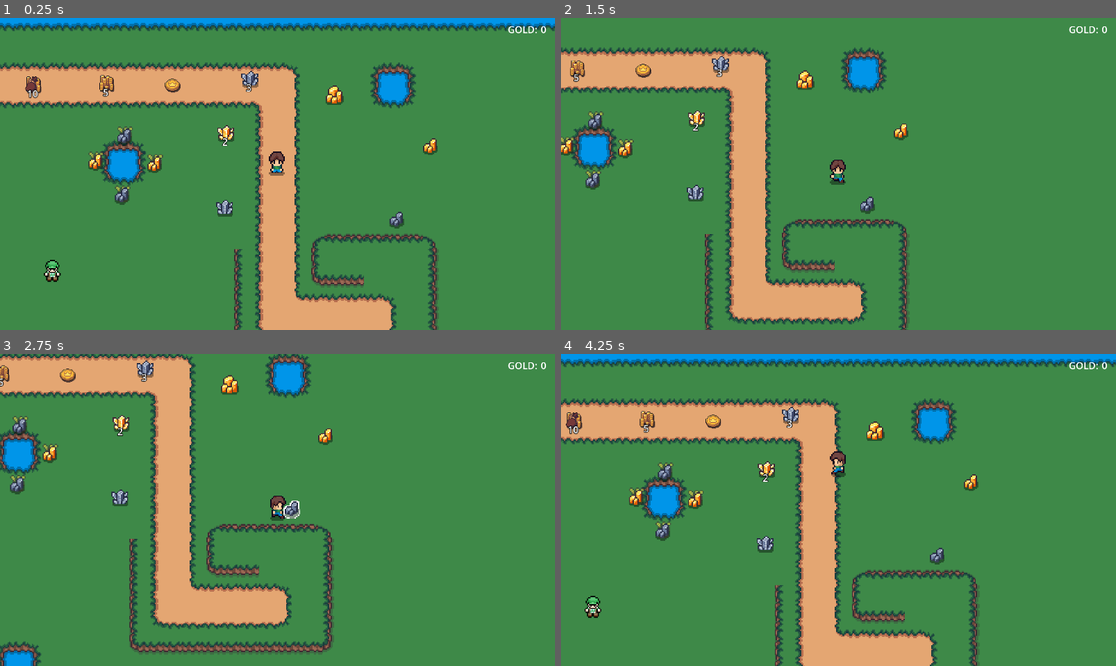
Above: before the commit, frames 1-4 (two rows, left to right).
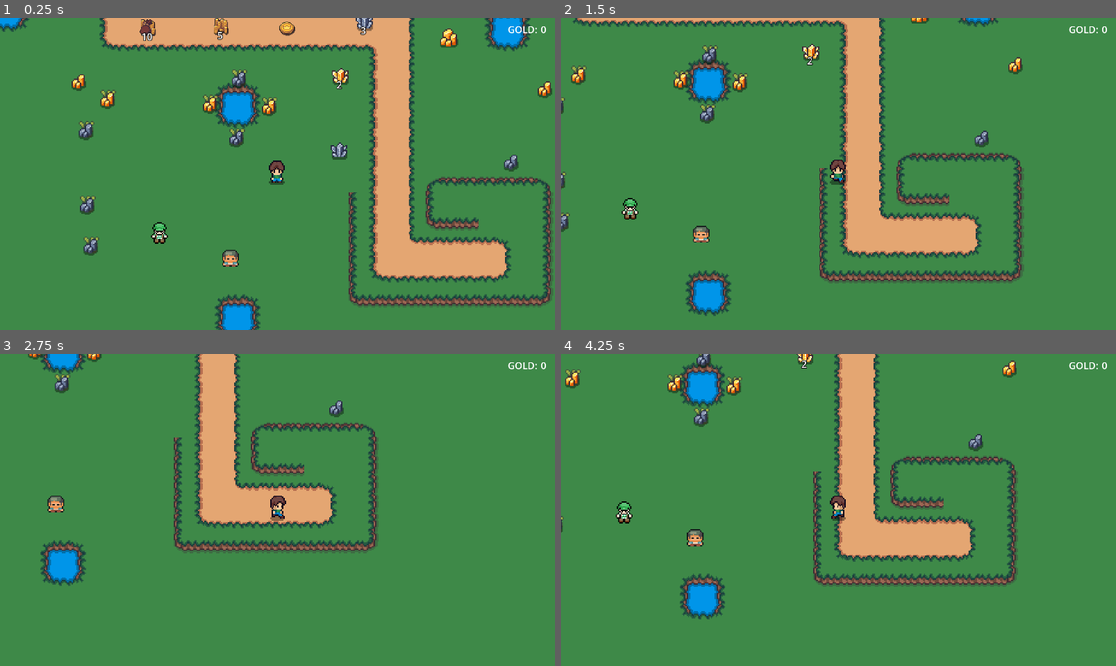
Above: after the commit, the same moments.

Repository: esasiela/hc-adventure-game
Game: Godot game, scene res://scenes/main.tscn
The game is run twice, just before and just after one commit, with the same random seed, the same clock (stepped at 60 frames per second) and the same inputs.
Inputs:
- Up to frame 1 (0.25 s): no input
- Up to frame 2 (1.5 s): hold Right (right) 0.53-1.28 s; hold E (interact) 0.53-1.28 s; hold Down (down) from 1.28 s (still down); tap E (interact) at 1.35 s
- Up to frame 3 (2.75 s): release Down (down) at 2.03 s; hold Right (right) from 2.03 s (still down); hold E (interact) from 2.03 s (still down)
- Up to frame 4 (4.25 s): release Right (right) at 2.78 s; release E (interact) at 2.78 s; hold Up (up) 2.78-3.53 s; tap E (interact) at 2.85 s; hold Left (left) from 3.53 s (still down); hold E (interact) from 3.53 s (still down)

The runs differ from the first frame. In frame 1, 39% of the frame differs, in the area x 0-100%, y 0-100%; in frame 2, 31%; in frame 3, 29%; in frame 4, 34%.

Commit message:
Refactor npc into custom scenes instead of instances

Diff:
--- /dev/null
+++ b/dialogue/vendor_one.tres
@@ -0,0 +1,28 @@
+[gd_resource type="Resource" script_class="Dialogue" format=3 uid="uid://cekx130h1rqfs"]
+
+[ext_resource type="Script" uid="uid://bcq7s40seq3ik" path="res://dialogue/dialogue_choice.gd" id="1_y6vvo"]
+[ext_resource type="Script" uid="uid://baauah4044ivb" path="res://dialogue/dialogue_line.gd" id="2_kjyky"]
+[ext_resource type="Script" uid="uid://duy33n3rk3o2f" path="res://dialogue/dialogue.gd" id="3_4qunj"]
+
+[sub_resource type="Resource" id="Resource_y6vvo"]
+script = ExtResource("1_y6vvo")
+text = "Let's do business"
+action = "open_vendor"
+metadata/_custom_type_script = "uid://bcq7s40seq3ik"
+
+[sub_resource type="Resource" id="Resource_ag6kv"]
+script = ExtResource("1_y6vvo")
+text = "Goodbye"
+metadata/_custom_type_script = "uid://bcq7s40seq3ik"
+
+[sub_resource type="Resource" id="Resource_h40yd"]
+script = ExtResource("2_kjyky")
+speaker = "Villager"
+text = "I buy and sell stuff."
+metadata/_custom_type_script = "uid://baauah4044ivb"
+
+[resource]
+script = ExtResource("3_4qunj")
+lines = Array[ExtResource("2_kjyky")]([SubResource("Resource_h40yd")])
+choices = Array[ExtResource("1_y6vvo")]([SubResource("Resource_y6vvo"), SubResource("Resource_ag6kv")])
+metadata/_custom_type_script = "uid://duy33n3rk3o2f"
--- a/project.godot
+++ b/project.godot
@@ -38,6 +38,7 @@
 , Object(InputEventKey,"resource_local_to_scene":false,"resource_name":"","device":0,"window_id":0,"alt_pressed":false, …(185 unchanged characters)…
 , Object(InputEventKey,"resource_local_to_scene":false,"resource_name":"","device":0,"window_id":0,"alt_pressed":false, …(181 unchanged characters)…
 , Object(InputEventJoypadButton,"resource_local_to_scene":false,"resource_name":"","device":-1,"button_index":0,"pressure":0.0,"pressed":true,"script":null)
+, Object(InputEventKey,"resource_local_to_scene":false,"resource_name":"","device":-1,"window_id":0,"alt_pressed":false,"shift_pressed":false,"ctrl_pressed":false,"meta_pressed":false,"pressed":false,"keycode":0,"physical_keycode":69,"key_label":0,"unicode":101,"location":0,"echo":false,"script":null)
 ]
 }
 ui_cancel={
--- a/scenes/npcs/npc.tscn
+++ b/scenes/npcs/npc.tscn
@@ -2,7 +2,6 @@
 
 [ext_resource type="Script" uid="uid://dd7cstgoted7" path="res://scripts/npc.gd" id="1_5ejjj"]
 [ext_resource type="PackedScene" uid="uid://ugu74liv03kx" path="res://scenes/interactable.tscn" id="1_ivh6b"]
-[ext_resource type="Texture2D" uid="uid://b4tn0o7rjfb5d" path="res://assets/images/isaiah658/Green-Cap-Character-16x18.png" id="2_m5fb5"]
 [ext_resource type="Texture2D" uid="uid://dkqprriovne61" path="res://assets/images/items/shikashi/tile003.png" id="3_5ejjj"]
 [ext_resource type="Resource" uid="uid://dmmfjgihqcro2" path="res://dialogue/villager_greeting.tres" id="3_uit3j"]
 
@@ -14,17 +13,12 @@
 dialogue = ExtResource("3_uit3j")
 portrait = null
 
-[node name="Sprite2D" type="Sprite2D" parent="." index="1" unique_id=923734743]
-texture = ExtResource("2_m5fb5")
-region_enabled = true
-region_rect = Rect2(0, 0, 16, 18)
-
-[node name="InteractIndicator" type="Sprite2D" parent="." index="2" unique_id=1385889537]
+[node name="InteractIndicator" type="Sprite2D" parent="." index="1" unique_id=1385889537]
 position = Vector2(1, -17.000002)
 scale = Vector2(0.625, 0.56249994)
 texture = ExtResource("3_5ejjj")
 
-[node name="HitBox" type="StaticBody2D" parent="." index="3" unique_id=1243924056]
+[node name="HitBox" type="StaticBody2D" parent="." index="2" unique_id=1243924056]
 
 [node name="CollisionShape2D" type="CollisionShape2D" parent="HitBox" index="0" unique_id=1140847653]
 shape = SubResource("CircleShape2D_p1a37")
--- /dev/null
+++ b/scenes/npcs/vendor_one.tscn
@@ -0,0 +1,16 @@
+[gd_scene format=3 uid="uid://c204068mp4jey"]
+
+[ext_resource type="PackedScene" uid="uid://q8xeyu0a0hp8" path="res://scenes/npcs/npc.tscn" id="1_hpyu0"]
+[ext_resource type="Resource" uid="uid://cekx130h1rqfs" path="res://dialogue/vendor_one.tres" id="2_2g5ka"]
+[ext_resource type="Texture2D" uid="uid://ccdvui2l5y0a0" path="res://assets/images/items/shikashi/tile204.png" id="2_70ie1"]
+[ext_resource type="Texture2D" uid="uid://dl7vmpsrfsg6v" path="res://assets/images/ninja_adventure/Actor/Character/OldMan/SpriteSheet.png" id="2_l8vx5"]
+
+[node name="VendorOne" unique_id=1751764694 instance=ExtResource("1_hpyu0")]
+display_name = "Vendor One"
+dialogue = ExtResource("2_2g5ka")
+portrait = ExtResource("2_70ie1")
+
+[node name="Sprite2D" type="Sprite2D" parent="." index="3" unique_id=1256236975]
+texture = ExtResource("2_l8vx5")
+region_enabled = true
+region_rect = Rect2(0, 0, 16, 16)
--- /dev/null
+++ b/scenes/npcs/villager_one.tscn
@@ -0,0 +1,14 @@
+[gd_scene format=3 uid="uid://byeuaxgu36c86"]
+
+[ext_resource type="PackedScene" uid="uid://q8xeyu0a0hp8" path="res://scenes/npcs/npc.tscn" id="1_6vhdl"]
+[ext_resource type="Texture2D" uid="uid://b4tn0o7rjfb5d" path="res://assets/images/isaiah658/Green-Cap-Character-16x18.png" id="2_50kxo"]
+[ext_resource type="Texture2D" uid="uid://bf67g3wms3qsh" path="res://assets/images/items/shikashi/tile266.png" id="2_efbko"]
+
+[node name="VillagerOne" unique_id=1751764694 instance=ExtResource("1_6vhdl")]
+display_name = "Villager One"
+portrait = ExtResource("2_efbko")
+
+[node name="Sprite2D" type="Sprite2D" parent="." index="3" unique_id=2114147360]
+texture = ExtResource("2_50kxo")
+region_enabled = true
+region_rect = Rect2(0, 0, 16, 18)
--- a/scenes/zones/zone.tscn
+++ b/scenes/zones/zone.tscn
@@ -8,14 +8,14 @@
 [ext_resource type="Texture2D" uid="uid://c5calwrltjt8i" path="res://assets/images/tiles/Cliff_Tile.png" id="4_q5xik"]
 [ext_resource type="PackedScene" uid="uid://01uqb2odcapj" path="res://scenes/harvest_node_marker.tscn" id="6_0urh0"]
 [ext_resource type="PackedScene" uid="uid://cqf6igx865dyw" path="res://scenes/harvest_node.tscn" id="6_q5xik"]
-[ext_resource type="PackedScene" uid="uid://q8xeyu0a0hp8" path="res://scenes/npcs/npc.tscn" id="6_vbgk0"]
 [ext_resource type="Resource" uid="uid://dlmfc2brf566g" path="res://harvest_nodes/copper_spawn_profile.tres" id="7_1mmwj"]
-[ext_resource type="Texture2D" uid="uid://bf67g3wms3qsh" path="res://assets/images/items/shikashi/tile266.png" id="7_v7mmq"]
+[ext_resource type="PackedScene" uid="uid://c204068mp4jey" path="res://scenes/npcs/vendor_one.tscn" id="7_v7mmq"]
 [ext_resource type="Resource" uid="uid://c6jjx7eaesfn1" path="res://harvest_nodes/stone_node.tres" id="7_ye06x"]
 [ext_resource type="Resource" uid="uid://bkyrv8wqinhoy" path="res://harvest_nodes/copper_vein.tres" id="8_0urh0"]
 [ext_resource type="PackedScene" uid="uid://dj5l165kosjrq" path="res://scenes/world_item.tscn" id="8_4bvwj"]
 [ext_resource type="Resource" uid="uid://q3oklm07ui4s" path="res://items/copper.tres" id="8_q7x21"]
 [ext_resource type="Resource" uid="uid://bj5il7ktxon6n" path="res://harvest_nodes/stone_spawn_profile.tres" id="8_vbgk0"]
+[ext_resource type="PackedScene" uid="uid://byeuaxgu36c86" path="res://scenes/npcs/villager_one.tscn" id="9_k4gx4"]
 [ext_resource type="Resource" uid="uid://dy1o715l7uimk" path="res://items/stone.tres" id="9_q7x21"]
 [ext_resource type="Resource" uid="uid://dyvqpfunlev1w" path="res://harvest_nodes/copper_vein_rich.tres" id="9_twevw"]
 [ext_resource type="Resource" uid="uid://dhl1c13bcbfym" path="res://items/gold_coin_small.tres" id="15_eljkp"]
@@ -131,9 +131,11 @@
 
 [node name="NPCs" type="Node2D" parent="." unique_id=201251385]
 
-[node name="NPC" parent="NPCs" unique_id=1751764694 instance=ExtResource("6_vbgk0")]
-position = Vector2(173, 210)
-portrait = ExtResource("7_v7mmq")
+[node name="VillagerOne" parent="NPCs" unique_id=1751764694 instance=ExtResource("9_k4gx4")]
+position = Vector2(167, 226)
+
+[node name="VendorOne" parent="NPCs" unique_id=354890248 instance=ExtResource("7_v7mmq")]
+position = Vector2(226, 246)
 
 [node name="HarvestNodeMarkers" type="Node2D" parent="." unique_id=347710378]
 
@@ -146,7 +148,7 @@
 spawn_profile = ExtResource("7_1mmwj")
 
 [node name="Copper3" parent="HarvestNodeMarkers" unique_id=126805563 instance=ExtResource("6_0urh0")]
-position = Vector2(106, 98)
+position = Vector2(124, 115)
 spawn_profile = ExtResource("7_1mmwj")
 
 [node name="Stone1" parent="HarvestNodeMarkers" unique_id=1240055130 instance=ExtResource("6_0urh0")]
@@ -214,4 +216,4 @@
 quantity = 10
 
 [node name="Player" parent="." unique_id=413221303 instance=ExtResource("3_5espq")]
-position = Vector2(360, 122)
+position = Vector2(265, 177)
--- a/scripts/npc.gd
+++ b/scripts/npc.gd
@@ -23,4 +23,22 @@
 	if not dialogue:
 		return
 	var dialogue_ui := get_tree().get_first_node_in_group("dialogue_ui") as DialogueUI
+	dialogue_ui.choice_selected.connect(_on_dialogue_choice)
+	dialogue_ui.closed.connect(_on_dialogue_closed)
 	dialogue_ui.show_dialogue(dialogue, self)
+
+
+func _on_dialogue_choice(action: String) -> void:
+	match action:
+		"open_vendor":
+			_open_vendor()
+
+
+func _on_dialogue_closed() -> void:
+	var dialogue_ui := get_tree().get_first_node_in_group("dialogue_ui") as DialogueUI
+	dialogue_ui.choice_selected.disconnect(_on_dialogue_choice)
+	dialogue_ui.closed.disconnect(_on_dialogue_closed)
+
+
+func _open_vendor() -> void:
+	print(display_name, " would open vendor here")
Binary file added: assets/images/ninja_adventure/Actor/Character/OldMan/Faceset.png
Not shown, added: assets/images/ninja_adventure/Actor/Character/OldMan/Faceset.png.import
Binary file added: assets/images/ninja_adventure/Actor/Character/OldMan/SeparateAnim/Attack.png
Not shown, added: assets/images/ninja_adventure/Actor/Character/OldMan/SeparateAnim/Attack.png.import
Binary file added: assets/images/ninja_adventure/Actor/Character/OldMan/SeparateAnim/Dead.png
Not shown, added: assets/images/ninja_adventure/Actor/Character/OldMan/SeparateAnim/Dead.png.import
Binary file added: assets/images/ninja_adventure/Actor/Character/OldMan/SeparateAnim/Idle.png
Not shown, added: assets/images/ninja_adventure/Actor/Character/OldMan/SeparateAnim/Idle.png.import
Binary file added: assets/images/ninja_adventure/Actor/Character/OldMan/SeparateAnim/Item.png
Not shown, added: assets/images/ninja_adventure/Actor/Character/OldMan/SeparateAnim/Item.png.import
Binary file added: assets/images/ninja_adventure/Actor/Character/OldMan/SeparateAnim/Jump.png
Not shown, added: assets/images/ninja_adventure/Actor/Character/OldMan/SeparateAnim/Jump.png.import
(and 8 more such lines)
